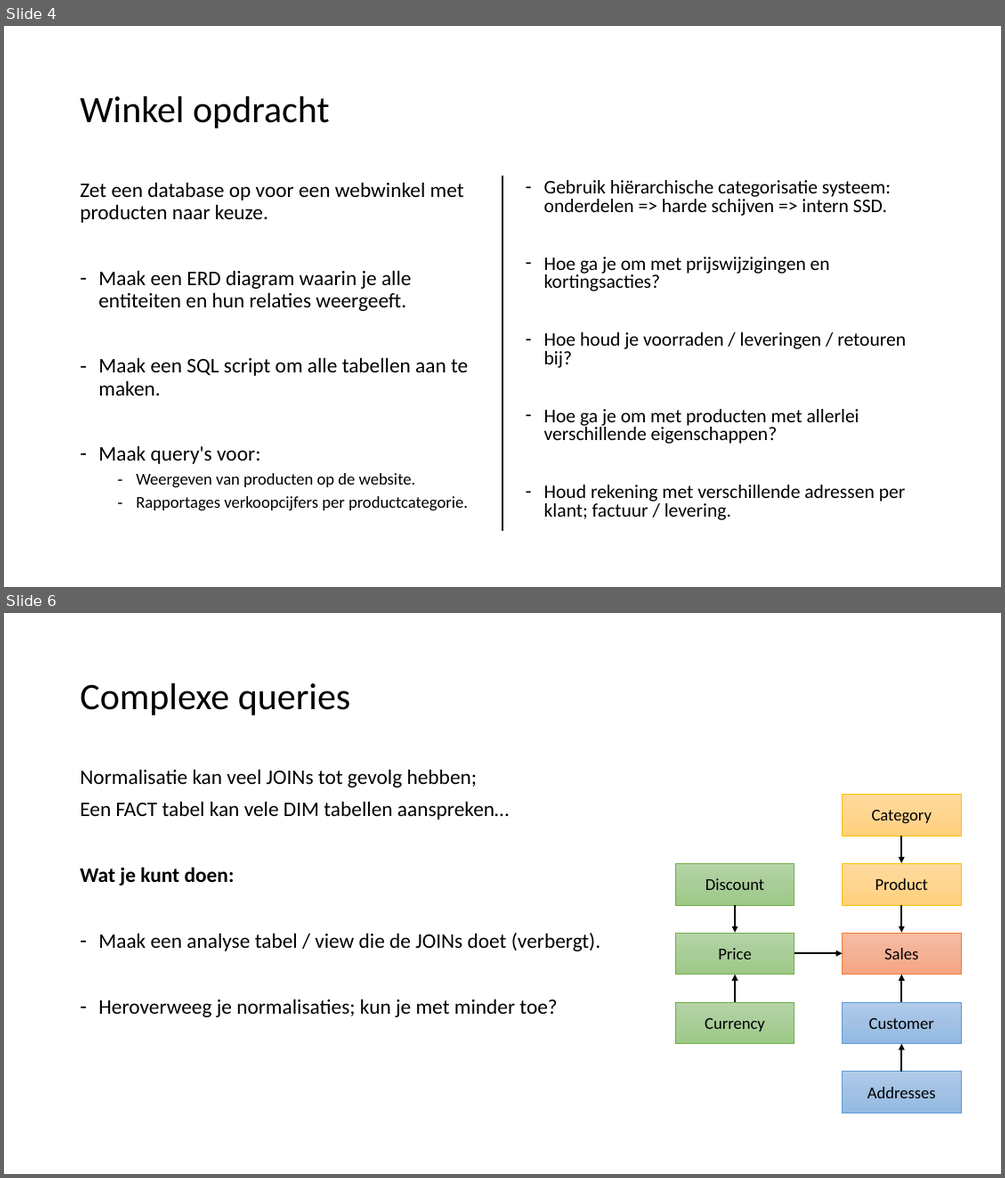
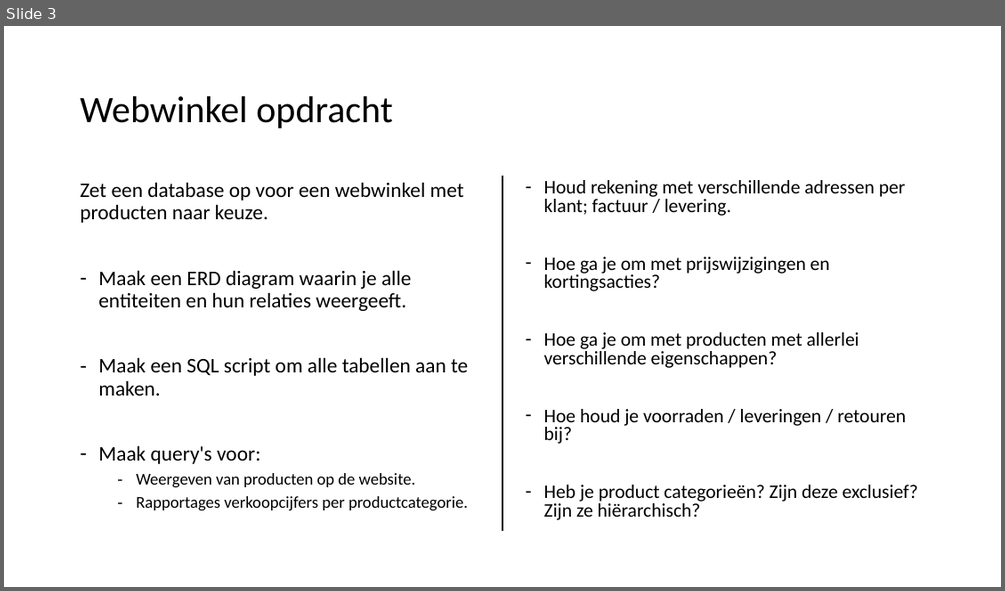
Before and after one commit to LFKoning/knowledge-sharing, a slide deck: sql/terugkom_ochtend/sql_terugkom_ochtend.pptx. Shown one above the other, each under a label of ours: slides 4 and 6 before the commit, slide 3 after it; the slides between them are not shown. The pictures are 1005x1178 and 1005x591 pixels, drawn with LibreOffice and Linux fonts; fonts in the diff are those of the drawing. Boxes give left, top, right and bottom in pixels: in the first picture for what was removed or moved away, otherwise in the second. Text is boxed around its words. In the diff, an @@ line names an element or a change of style, - is before the commit and + after.

```diff
--- a/sql/terugkom_ochtend/sql_terugkom_ochtend.pptx
+++ b/sql/terugkom_ochtend/sql_terugkom_ochtend.pptx
@@ slide 6 removed at (x1=4, y1=613, x2=1001, y2=1174), background #FFFFFF @@
@@ title removed at (x1=80, y1=683, x2=351, y2=715) @@
-Complexe queries
@@ text removed at (x1=80, y1=769, x2=600, y2=1017) @@
-Normalisatie kan veel JOINs tot gevolg hebben;
-Een FACT tabel kan vele DIM tabellen aanspreken…
-Wat je kunt doen:
-– Maak een analyse tabel / view die de JOINs doet (verbergt).
-– Heroverweeg je normalisaties; kun je met minder toe?
@@ rectangle removed at (x1=842, y1=794, x2=961, y2=835) @@
-Category
@@ arrow removed from (901, 835) to (901, 863) @@
@@ rectangle removed at (x1=676, y1=863, x2=794, y2=905) @@
-Discount
@@ rectangle removed at (x1=842, y1=863, x2=961, y2=905) @@
-Product
@@ arrow removed from (735, 905) to (735, 933) @@
@@ arrow removed from (901, 905) to (901, 933) @@
@@ rectangle removed at (x1=676, y1=933, x2=794, y2=974) @@
-Price
@@ rectangle removed at (x1=842, y1=933, x2=961, y2=974) @@
-Sales
@@ arrow removed from (794, 953) to (842, 953) @@
@@ arrow removed from (735, 1002) to (735, 974) @@
@@ arrow removed from (901, 1002) to (901, 974) @@
@@ rectangle removed at (x1=676, y1=1002, x2=794, y2=1044) @@
-Currency
@@ rectangle removed at (x1=842, y1=1002, x2=961, y2=1044) @@
-Customer
@@ arrow removed from (901, 1071) to (901, 1044) @@
@@ rectangle removed at (x1=842, y1=1071, x2=961, y2=1113) @@
-Addresses
@@ what was slide 4 is now slide 3 @@
@@ slide 3 changed as well @@
@@ title at (x1=80, y1=96, x2=393, y2=128): text changed @@
-Winkel opdracht
+Webwinkel opdracht
@@ text at (x1=544, y1=180, x2=906, y2=216): text changed @@
-– Gebruik hiërarchische categorisatie systeem: onderdelen => harde schijven => intern SSD.
+– Houd rekening met verschillende adressen per klant; factuur / levering.
@@ text at (x1=544, y1=332, x2=859, y2=368): paragraph added @@
+– Hoe ga je om met producten met allerlei verschillende eigenschappen?
@@ text at (x1=544, y1=484, x2=918, y2=520): text changed @@
-– Hoe ga je om met producten met allerlei verschillende eigenschappen?
-– Houd rekening met verschillende adressen per klant; factuur / levering.
+– Heb je product categorieën? Zijn deze exclusief? Zijn ze hiërarchisch?
```
Also in this commit, not shown: 9 other slides changed, 18 slides added, 8 other slides removed, 9 other files.
